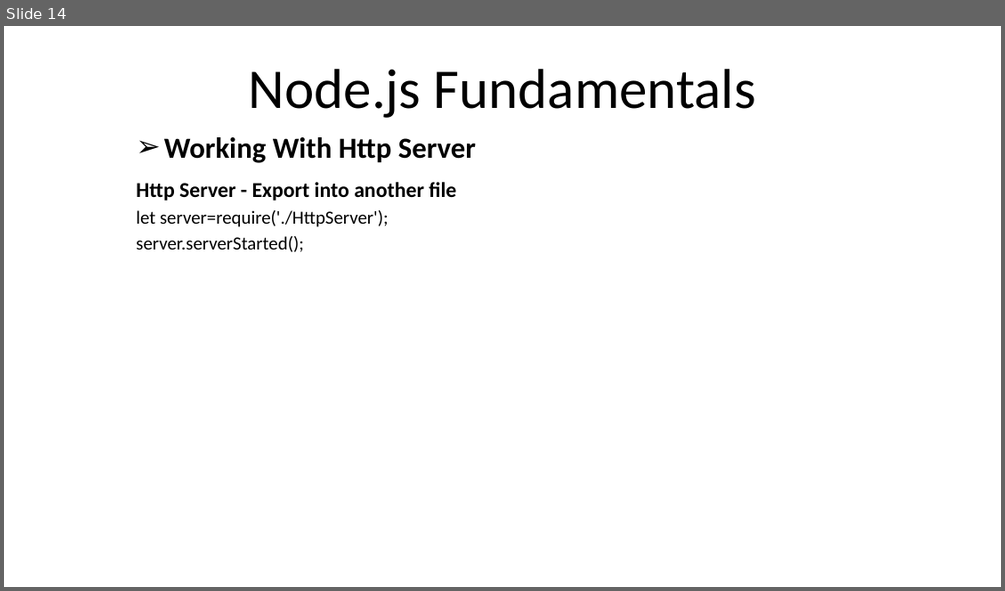
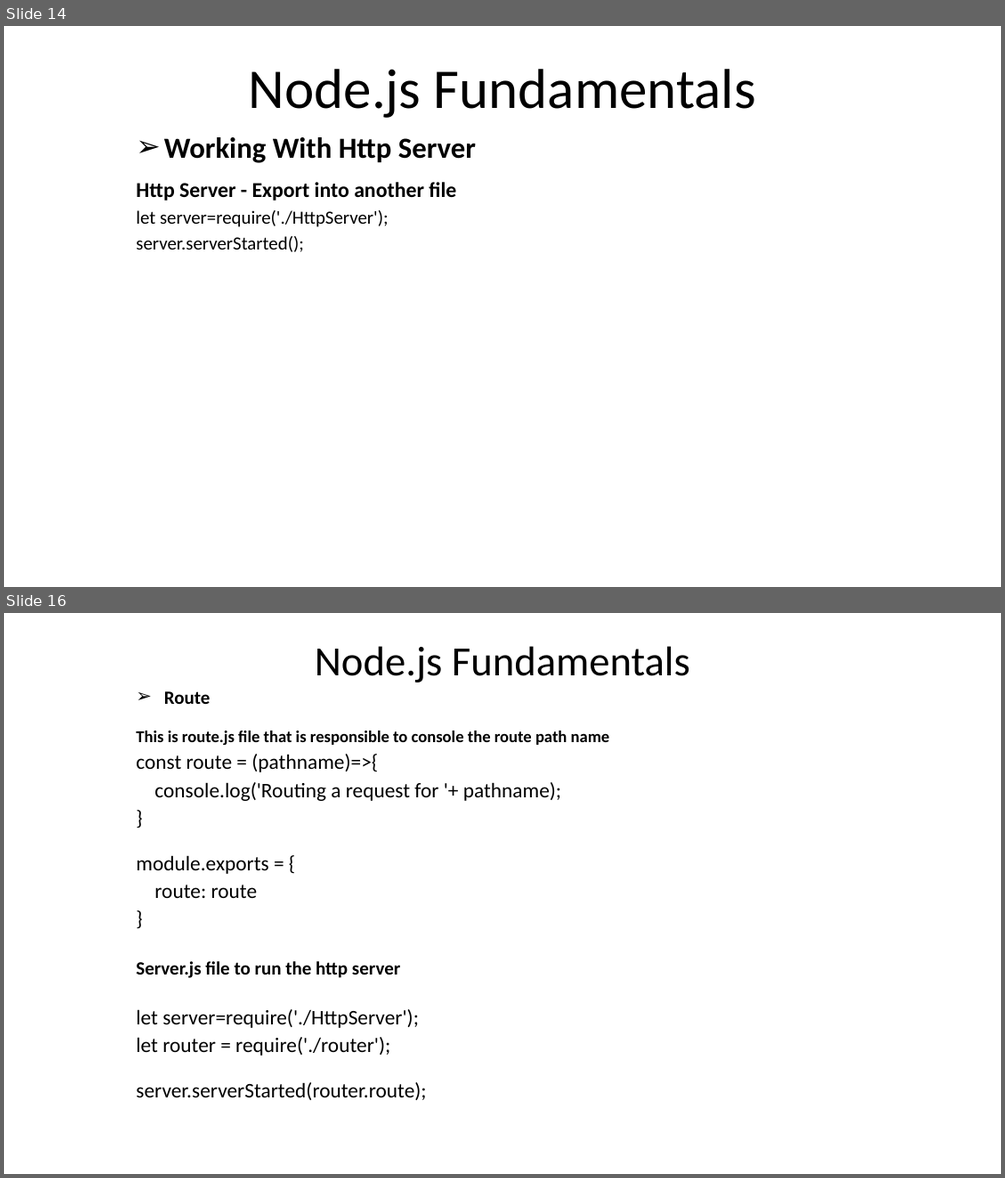
Before and after one commit to rezaice07/nodejs-fundamentals, a slide deck: ppt/01. Introduction.pptx. Shown one above the other, each under a label of ours: slide 14 before the commit, slides 14 and 16 after it; the slides between them are not shown. The pictures are 1005x591 and 1005x1178 pixels, drawn with LibreOffice and Linux fonts; fonts in the diff are those of the drawing. Boxes give left, top, right and bottom in pixels: in the first picture for what was removed or moved away, otherwise in the second. Text is boxed around its words. In the diff, an @@ line names an element or a change of style, - is before the commit and + after.

```diff
--- a/ppt/01. Introduction.pptx
+++ b/ppt/01. Introduction.pptx
@@ slide 16 added at (4, 613, 1001, 1174), background #FFFFFF @@
@@ title added at (315, 646, 690, 682), 40 pt, text #000000 @@
+Node.js Fundamentals
@@ subtitle added at (136, 691, 610, 1100), 20 pt, text #000000 @@
+➢ Route
+This is route.js file that is responsible to console the route path name
+const route = (pathname)=>{
+console.log('Routing a request for '+ pathname);
+}
+module.exports = {
+route: route
+}
+Server.js file to run the http server
+let server=require('./HttpServer');
+let router = require('./router');
+server.serverStarted(router.route);
```
Also in this commit, not shown: 1 other slide added, 5 other files.
